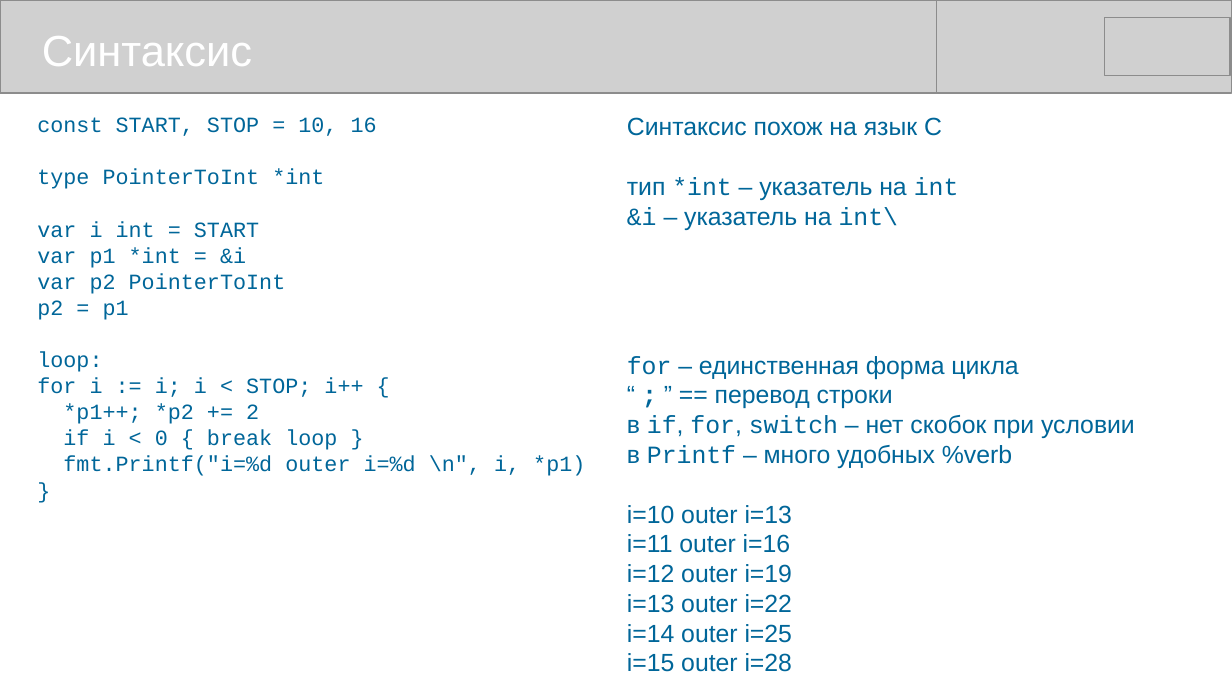
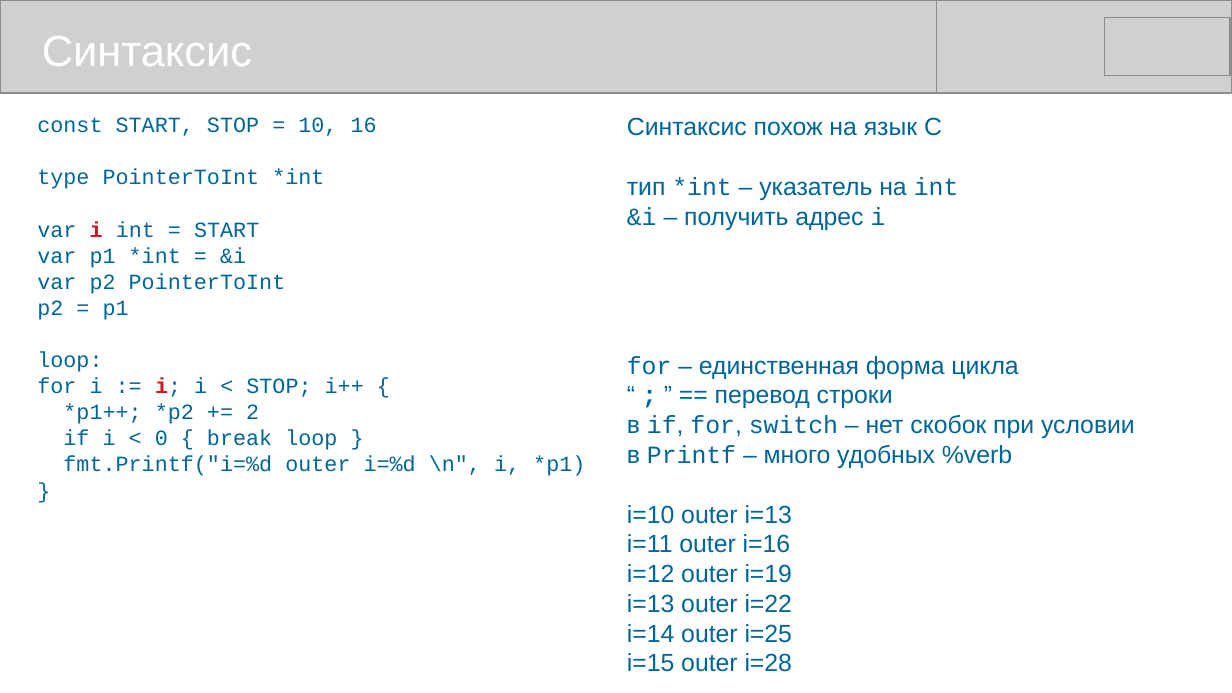
Before and after one commit to mike-shock/Go_language, a slide deck: slide 9 of Go_Intro.odp. Drawn at 1232x693 pixels with LibreOffice and Linux fonts; fonts in the diff are those of the drawing; grey boxes stand for pictures. Boxes give left, top, right and bottom in pixels: in the first picture for what was removed or moved away, otherwise in the second. Text is boxed around its words. In the diff, an @@ line names an element or a change of style, - is before the commit and + after.

```diff
--- a/Go_Intro.odp
+++ b/Go_Intro.odp
@@ text at <box>627,207,886,230</box>: text changed @@
-&i – указатель на int\
+&i – получить адрес i
@@ text at <box>37,221,364,397</box>: text colour #006699 to #CE181E, bold on in "i", "i;" @@
```
Also in this commit, not shown: 7 other slides changed, 2 slides added.
